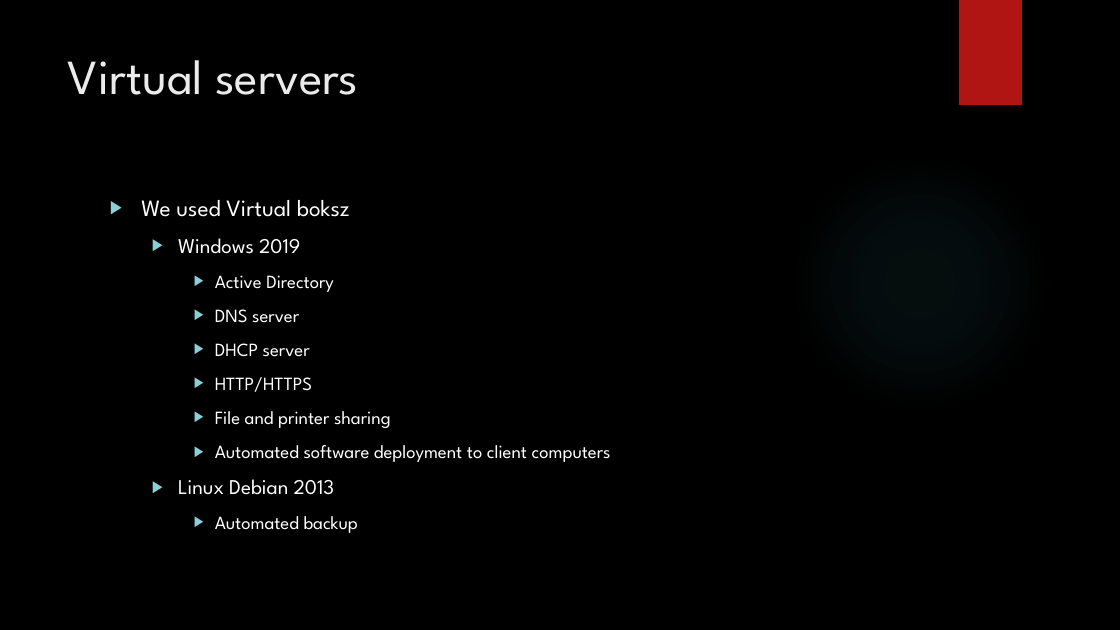
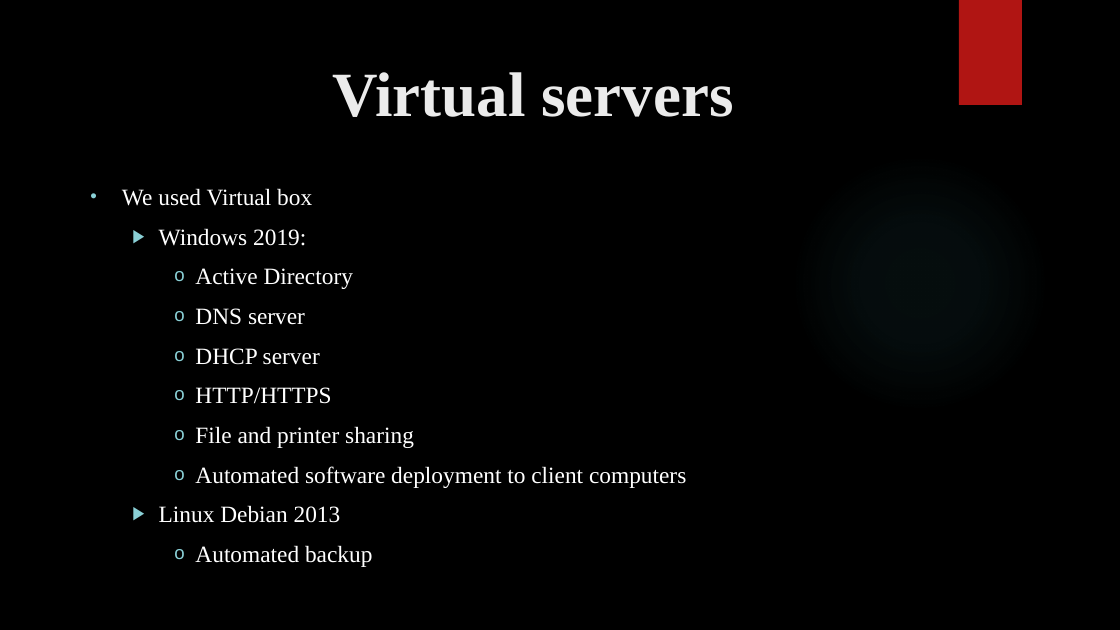
Before and after one commit to BalintBiro-hub/SysTeam, a slide deck: slide 11 of Kovta_Nyrt_EN.pptx. Drawn at 1120x630 pixels with LibreOffice and Linux fonts; fonts in the diff are those of the drawing; background and template pictures are left out. Boxes give left, top, right and bottom in pixels: in the first picture for what was removed or moved away, otherwise in the second. Text is boxed around its words. In the diff, an @@ line names an element or a change of style, - is before the commit and + after.

```diff
--- a/Kovta_Nyrt_EN.pptx
+++ b/Kovta_Nyrt_EN.pptx
@@ title "Virtual servers": place and size @@
-title "Virtual servers" at <box>68,60,358,95</box>
+title "Virtual servers" at <box>332,72,733,117</box>
@@ title "Virtual servers" at <box>332,72,733,117</box>: size 42 to 54 pt, font League Spartan to Times New Roman, bold on @@
@@ text "We used Virtual box": place and size @@
-text "We used Virtual box" at <box>141,200,611,533</box>
+text "We used Virtual box" at <box>122,188,686,567</box>
@@ text at <box>122,188,312,246</box>: text changed; font League Spartan to Times New Roman @@
-▶ We used Virtual boksz
-  ▶ Windows 2019
+• We used Virtual box
+  ▶ Windows 2019:
@@ text at <box>159,268,686,567</box>: size 16 to 20 pt in "Active Directory", "DNS server", "DHCP server", "HTTP/HTTPS" and 3 more places; font League Spartan to Times New Roman in "Active Directory", "DNS server", "DHCP server", "HTTP/HTTPS" and 4 more places; size 18 to 20 pt in "Linux Debian 2013"; bullet ▶ to o @@
```
Also in this commit, not shown: 1 other slide changed, 1 other file.
